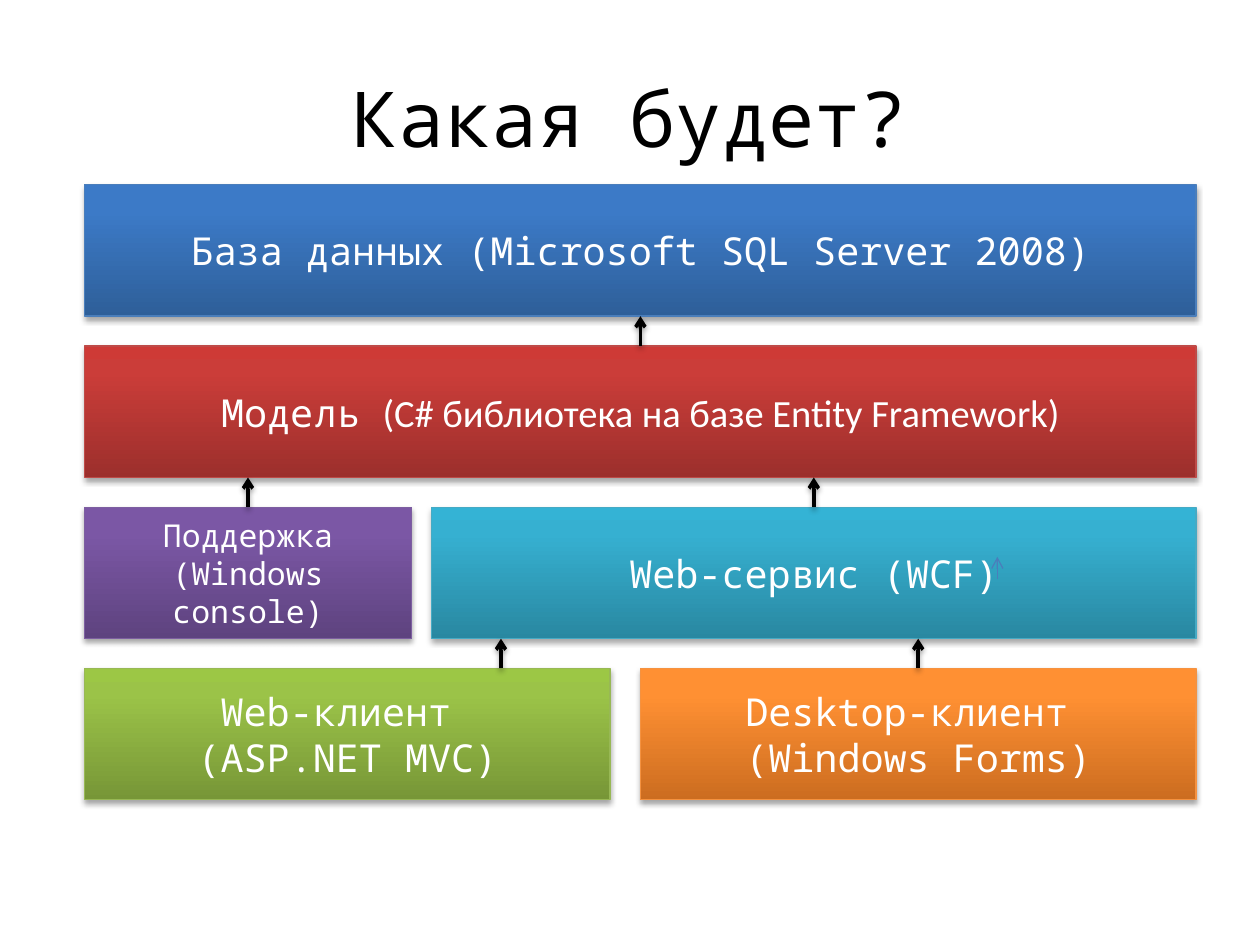
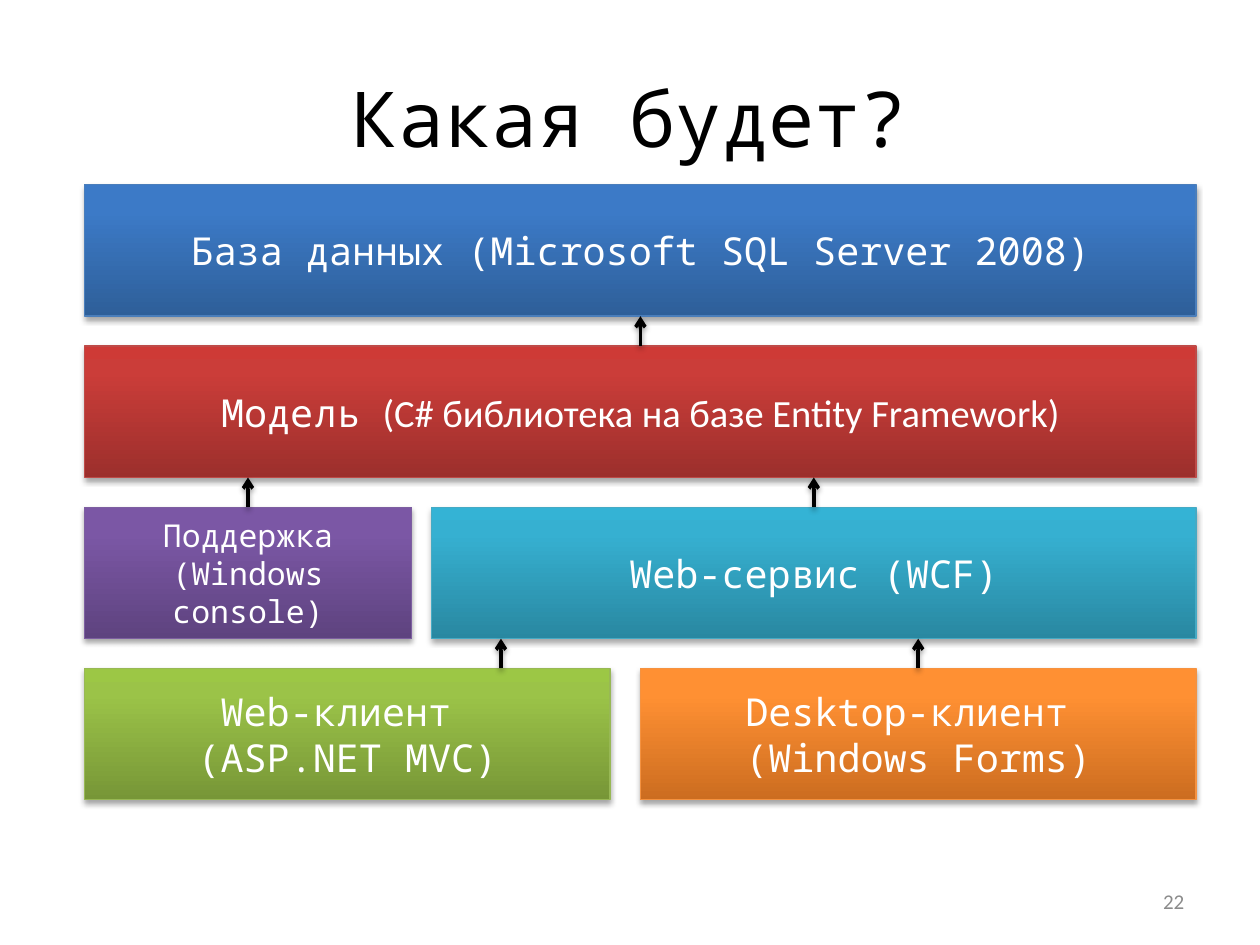
Before and after one commit to jpedraza/Health, a slide deck: slide 22 of Presentation/main.pptx (slide 15 before the commit). Drawn at 1260x945 pixels with LibreOffice and Linux fonts; fonts in the diff are those of the drawing. Boxes give left, top, right and bottom in pixels: in the first picture for what was removed or moved away, otherwise in the second. Text is boxed around its words. In the diff, an @@ line names an element or a change of style, - is before the commit and + after.

```diff
--- a/Presentation/main.pptx
+++ b/Presentation/main.pptx
@@ arrow removed from (998, 580) to (998, 557) @@
@@ page number added at (1163,895,1184,909), 12 pt, text #8C8C8C @@
+22
```
Also in this commit, not shown: 31 other slides changed, 13 slides added, 1 slide removed, 4 other files.
